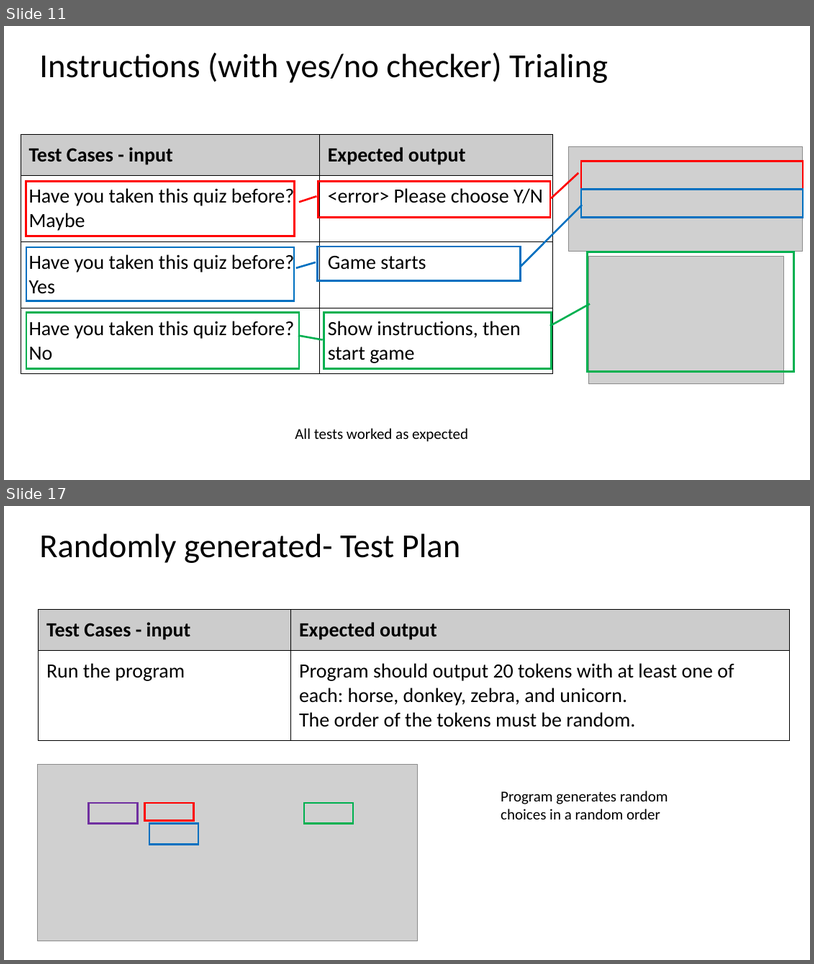
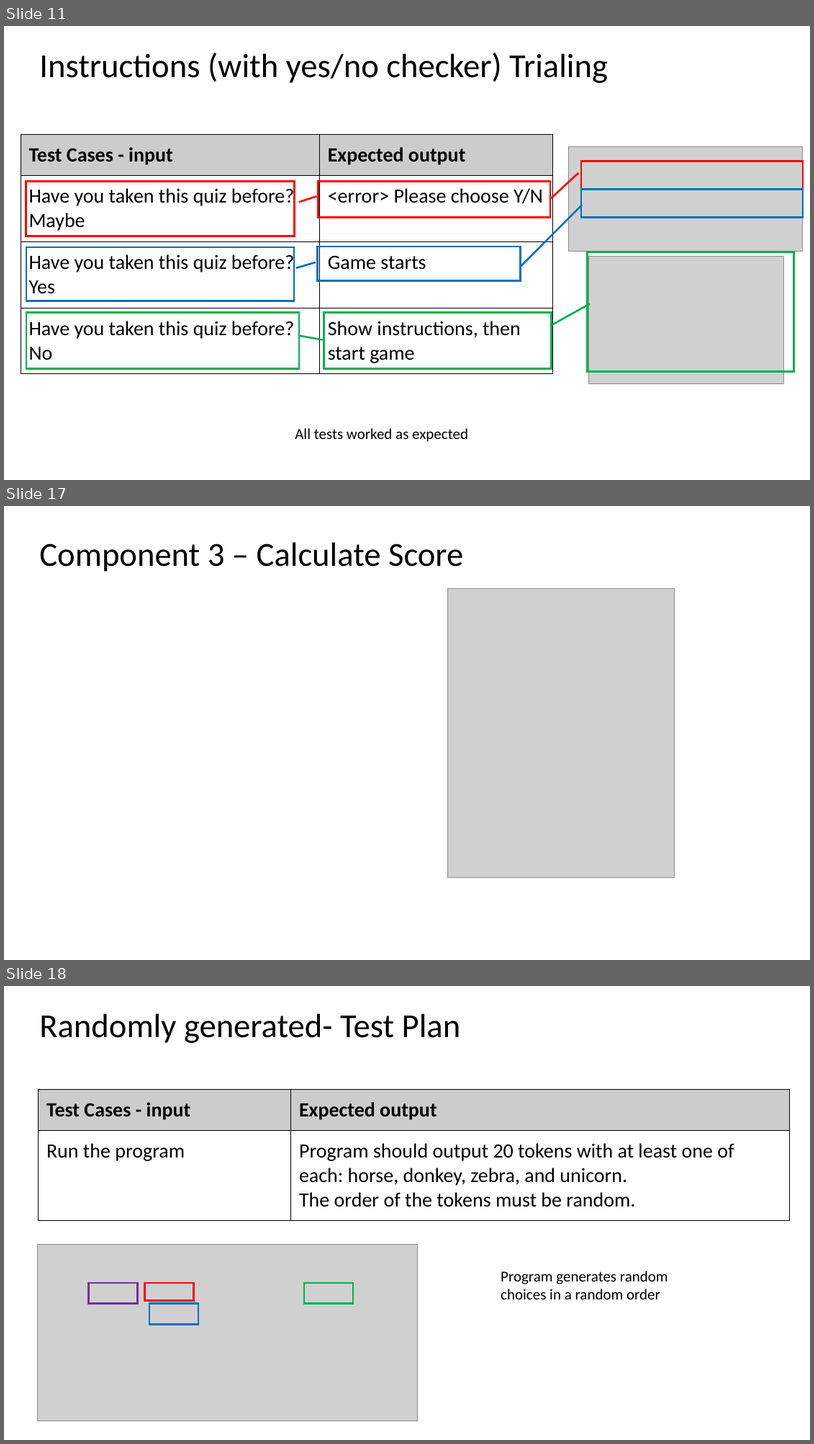
Before and after one commit to jireh-t/Assessment, a slide deck: 1.7 and 1.8 documentation.pptx. Shown one above the other, each under a label of ours: slides 11 and 17 before the commit, slides 11, 17 and 18 after it; the slides between them are not shown. The pictures are 814x964 and 814x1444 pixels, drawn with LibreOffice and Linux fonts; fonts in the diff are those of the drawing; grey boxes stand for pictures. Boxes give left, top, right and bottom in pixels: in the first picture for what was removed or moved away, otherwise in the second. Text is boxed around its words. In the diff, an @@ line names an element or a change of style, - is before the commit and + after.

```diff
--- a/1.7 and 1.8 documentation.pptx
+++ b/1.7 and 1.8 documentation.pptx
@@ slide 17 added at box(4, 506, 810, 960), background #FFFFFF @@
@@ title added at box(39, 542, 463, 572), 40 pt, text #000000 @@
+Component 3 – Calculate Score
@@ picture added at box(448, 588, 675, 877) @@
@@ what was slide 17 is now slide 18 @@
```
Also in this commit, not shown: 3 slides changed, 2 other slides added, 2 slides removed, 2 other files.
